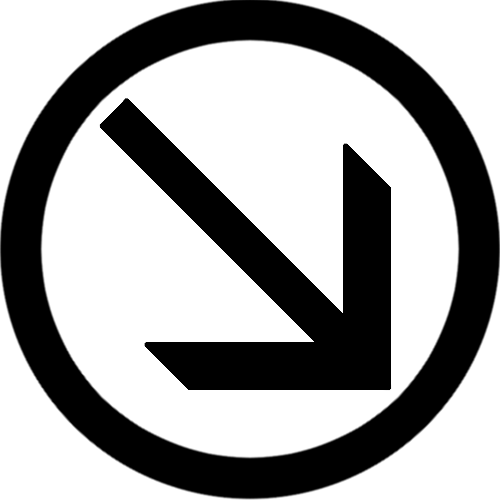
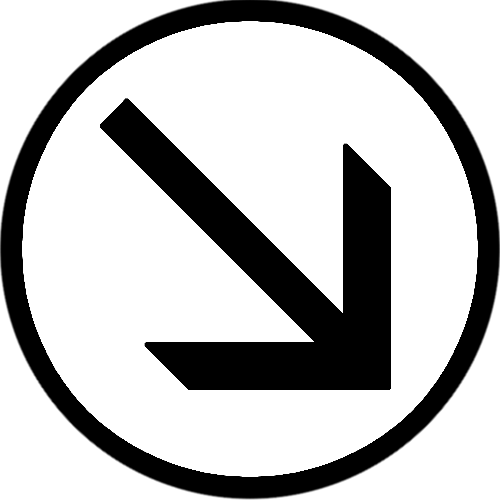
Comparing the layer stacks of the two 500 × 500 images. Changes:
painted on "right_down.png" over bbox(22, 21, 478, 477)
